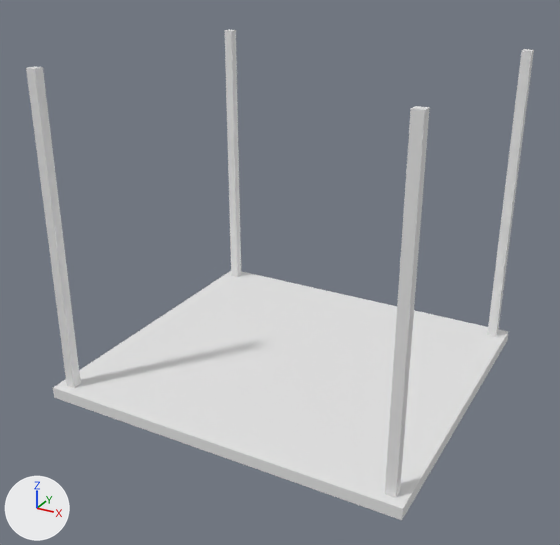
The glTF model assets/source/buildings/directorate/sources/operational/vehicle_factory_structural_frame.gltf, before and after one commit.
Camera for both pictures: a 50 mm lens placed at (0.869, -1.72, 0.613), pointed at (-0.013, -0.116, -0.189). Every picture has the same lights, and +X, +Y and +Z are marked at lower left. The first picture is the older version. Vertices at exactly the same position are counted once.

In view in the first picture: 'vehicle_factory_structural_frame'.
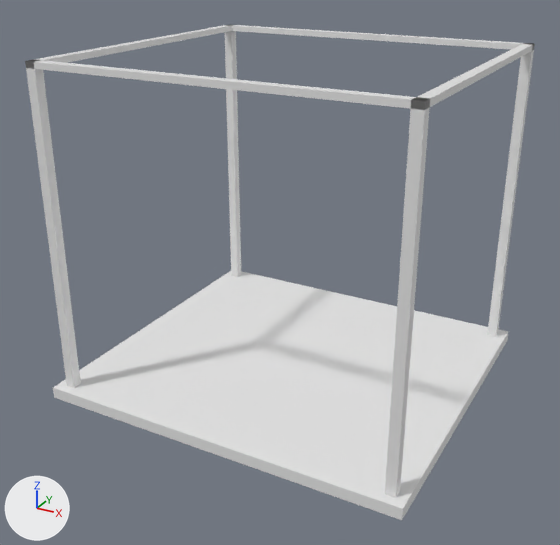
Edits to the bpy script that builds the scene:
```text
Change me_vehicle_factory_structural_frame:
    used by ob_vehicle_factory_structural_frame; location = (0.0, 0.0, 0.0)
    remove me_vehicle_factory_structural_frame.from_pydata(...)  # 40 vertices, 60 faces; spans x -0.48..0.48, y -0.49..0.39, z -0.5..0.34
    add me_vehicle_factory_structural_frame.from_pydata(...)  # 52 vertices, 108 faces; spans x -0.48..0.48, y -0.49..0.39, z -0.5..0.355
    me_vehicle_factory_structural_frame part 1
    12 new vertices lie (0.0, 0.0, 0.015) away from vertices in x -0.455..0.455, y -0.465..0.365, z 0.34
    48 new faces join them
```

What differs and where, as boxes [x1, y1, x2, y2] in the pictures (560 x 545 px):
'vehicle_factory_structural_frame', reshaped
    before: [26, 30, 534, 520]
    after: [25, 25, 535, 520]
part 1 of me_vehicle_factory_structural_frame, added
    after: [25, 25, 535, 110]
